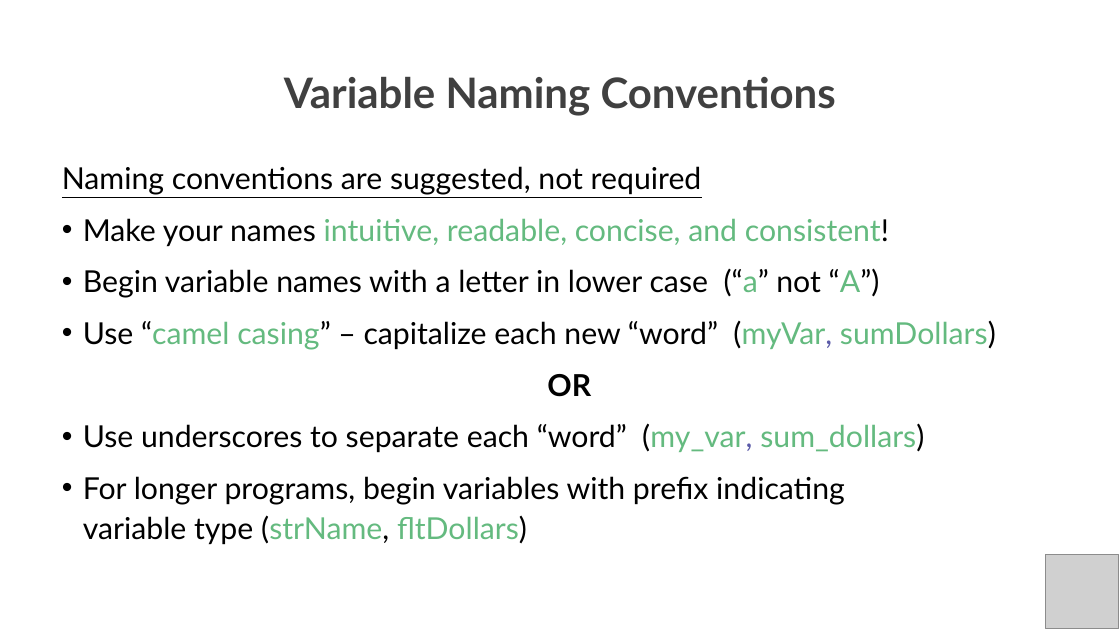
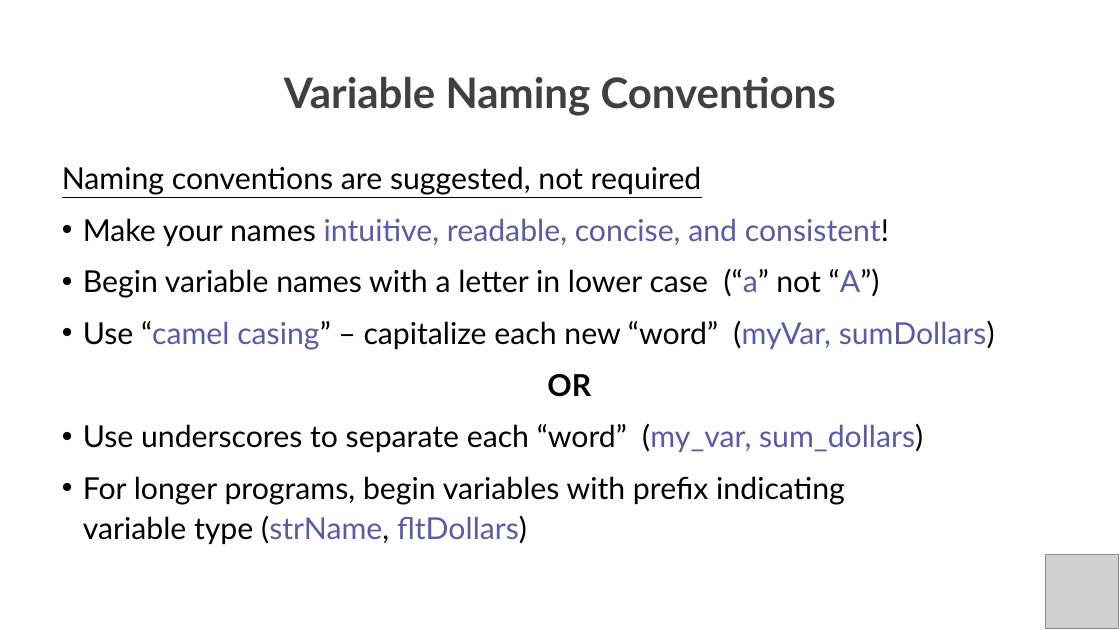
Before and after one commit to PracticumAI/python, a slide deck: slide 6 of presentations/02_variables.pptx. Drawn at 1120x630 pixels with LibreOffice and Linux fonts; fonts in the diff are those of the drawing; grey boxes stand for pictures. Boxes give left, top, right and bottom in pixels: in the first picture for what was removed or moved away, otherwise in the second. Text is boxed around its words. In the diff, an @@ line names an element or a change of style, - is before the commit and + after.

Commit message:
Applied updated color palette to 02_variables.pptx.

```diff
--- a/presentations/02_variables.pptx
+++ b/presentations/02_variables.pptx
@@ text at (x1=83, y1=218, x2=995, y2=544): text colour #64BA7F to #5A5AA8 in "intuitive, readable, concise, and consistent!", "(“a” “A”)", "“camel casing” (myVar, sumDollars)", "(my_var, sum_dollars)" and 1 more places @@
```
Also in this commit, not shown: 8 other slides changed.
